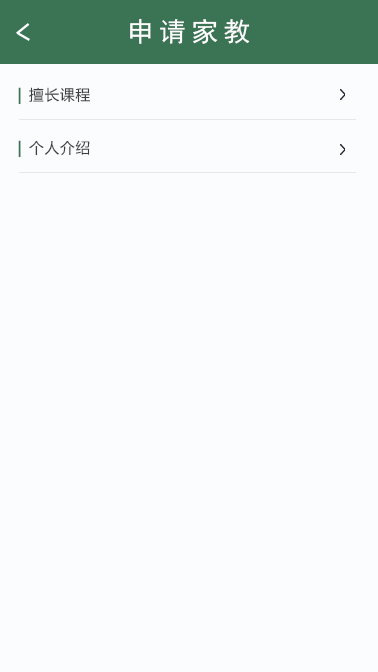
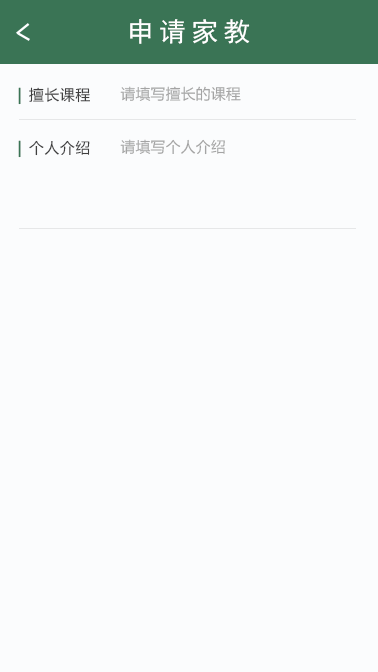
Revision of a layered 378 × 672 image; what changed, layer by layer:
renamed "女" to "请填写个人介绍", showed it, painted on it over [120, 139, 345, 155]
hid "箭头 副本" over [340, 144, 345, 155]
renamed "张三" to "请填写擅长的课程", showed it, painted on it over [120, 86, 345, 101]
hid "箭头" (2nd of 2, in "设置") over [340, 89, 345, 100]
